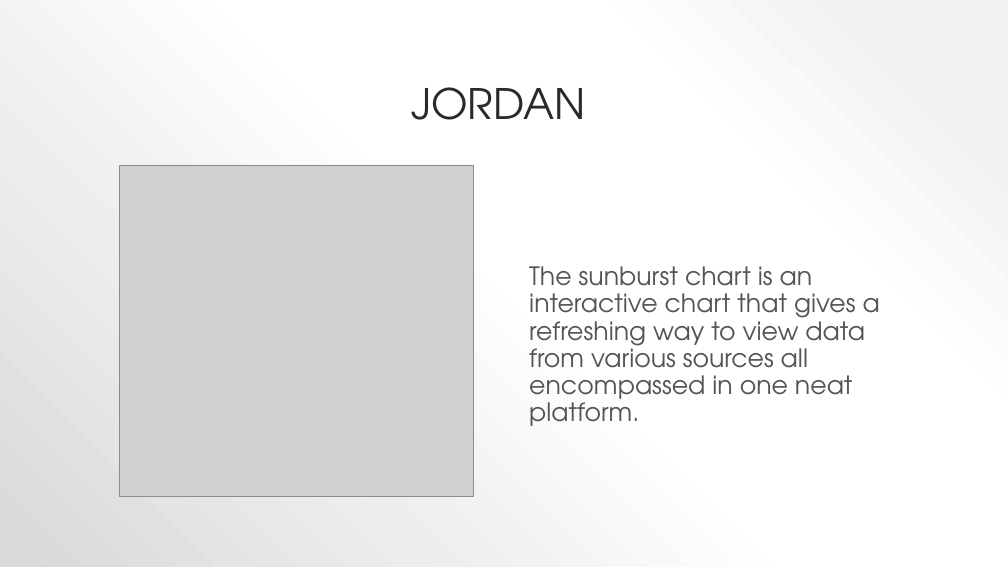
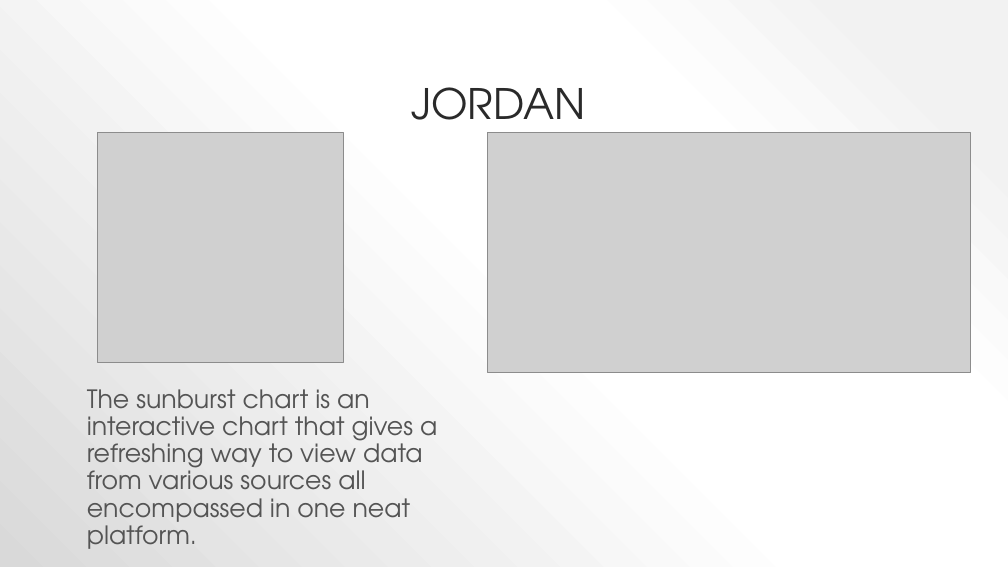
Before and after one commit to Jordanmyer92/COVID-Part-3, a slide deck: slide 6 of PROJECT_3_PRESENTATION (2).pptx. Drawn at 1008x567 pixels with LibreOffice and Linux fonts; fonts in the diff are those of the drawing; grey boxes stand for pictures. Boxes give left, top, right and bottom in pixels: in the first picture for what was removed or moved away, otherwise in the second. Text is boxed around its words. In the diff, an @@ line names an element or a change of style, - is before the commit and + after.

```diff
--- a/PROJECT_3_PRESENTATION (2).pptx
+++ b/PROJECT_3_PRESENTATION (2).pptx
@@ picture: place and size @@
-picture at [119, 165, 473, 497]
+picture at [98, 132, 343, 362]
@@ picture added at [487, 132, 971, 372] @@
@@ text "The sunburst chart is an ...": place and size @@
-text "The sunburst chart is an ..." at [529, 266, 880, 426]
+text "The sunburst chart is an ..." at [87, 389, 437, 549]
```
Also in this commit, not shown: 2 other slides changed, 1 slide added, 1 slide removed.
